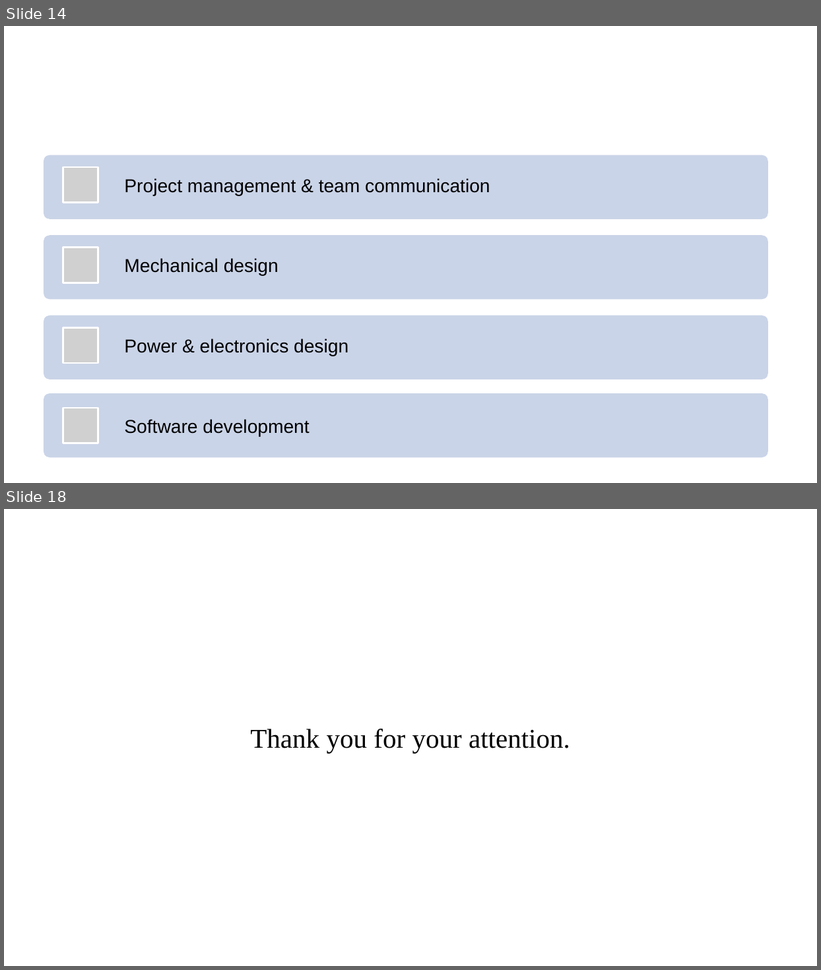
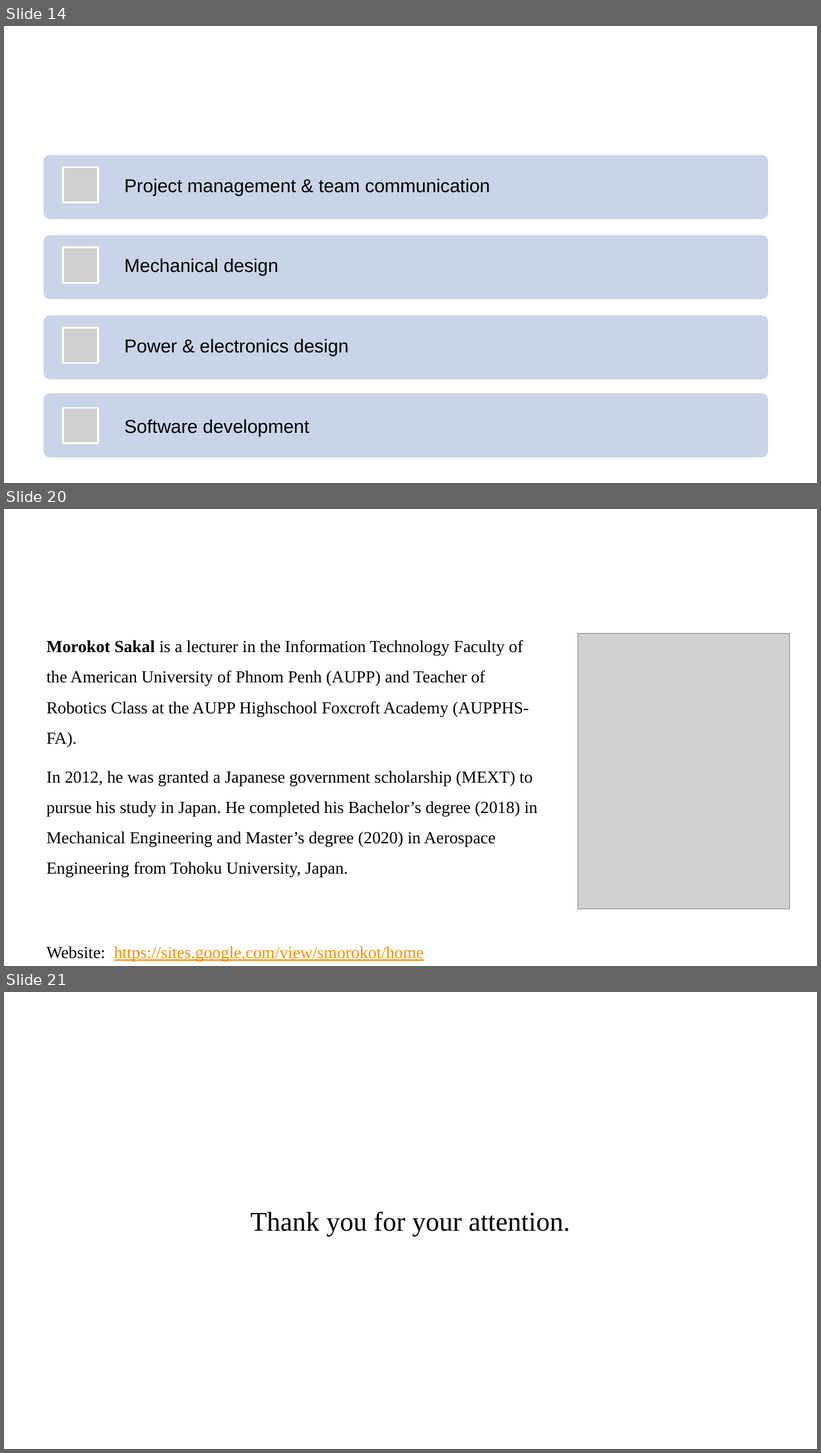
Before and after one commit to MorokotSakal/robotics-se, a slide deck: RoboticsTeam_SysEng_211227.pptx. Shown one above the other, each under a label of ours: slides 14 and 18 before the commit, slides 14, 20 and 21 after it; the slides between them are not shown. The pictures are 821x970 and 821x1453 pixels, drawn with LibreOffice and Linux fonts; fonts in the diff are those of the drawing; grey boxes stand for pictures; background and template pictures are left out. Boxes give left, top, right and bottom in pixels: in the first picture for what was removed or moved away, otherwise in the second. Text is boxed around its words. In the diff, an @@ line names an element or a change of style, - is before the commit and + after.

```diff
--- a/RoboticsTeam_SysEng_211227.pptx
+++ b/RoboticsTeam_SysEng_211227.pptx
@@ slide 20 added at <box>4,509,817,966</box>, background #FFFFFF @@
@@ title added at <box>35,535,790,589</box>, 36 pt, text #FFFFFF, bold @@
+About Author
@@ text added at <box>46,640,538,962</box>, 20 pt, text #000000 @@
+Morokot Sakal is a lecturer in the Information Technology Faculty of the American University of Phnom Penh (AUPP) and Teacher of Robotics Class at the AUPP Highschool Foxcroft Academy (AUPPHS-FA).
+In 2012, he was granted a Japanese government scholarship (MEXT) to pursue his study in Japan. He completed his Bachelor’s degree (2018) in Mechanical Engineering and Master’s degree (2020) in Aerospace Engineering from Tohoku University, Japan.
+Website: https://sites.google.com/view/smorokot/home
@@ picture added at <box>578,634,790,909</box> @@
@@ what was slide 18 is now slide 21 @@
```
Also in this commit, not shown: 15 slides changed, 1 other slide added, 1 slide removed.
